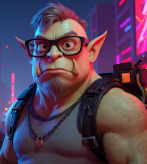
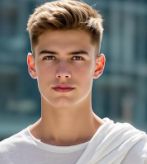
Comparing the layer stacks of the two w=147, h=164 images. Changes:
added layer "Calque copié #2" above "Calque copié #1" over (0, 0, 147, 164)
painted on "Calque copié #1" over (0, 0, 147, 164)
